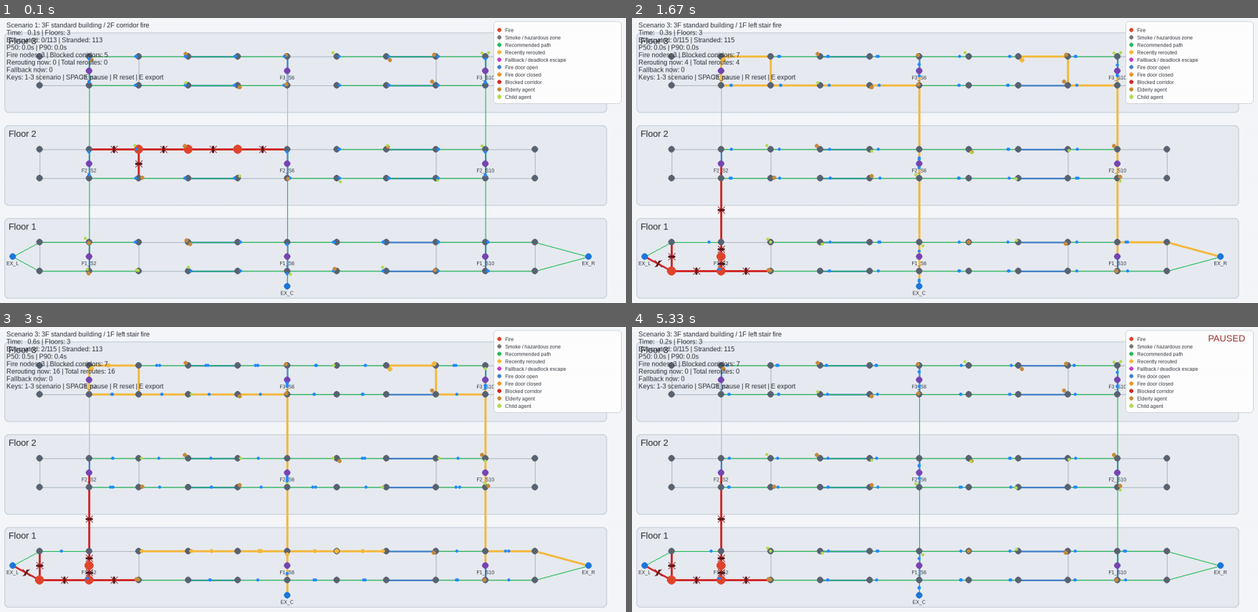
Above: before the commit, frames 1-4 (two rows, left to right).
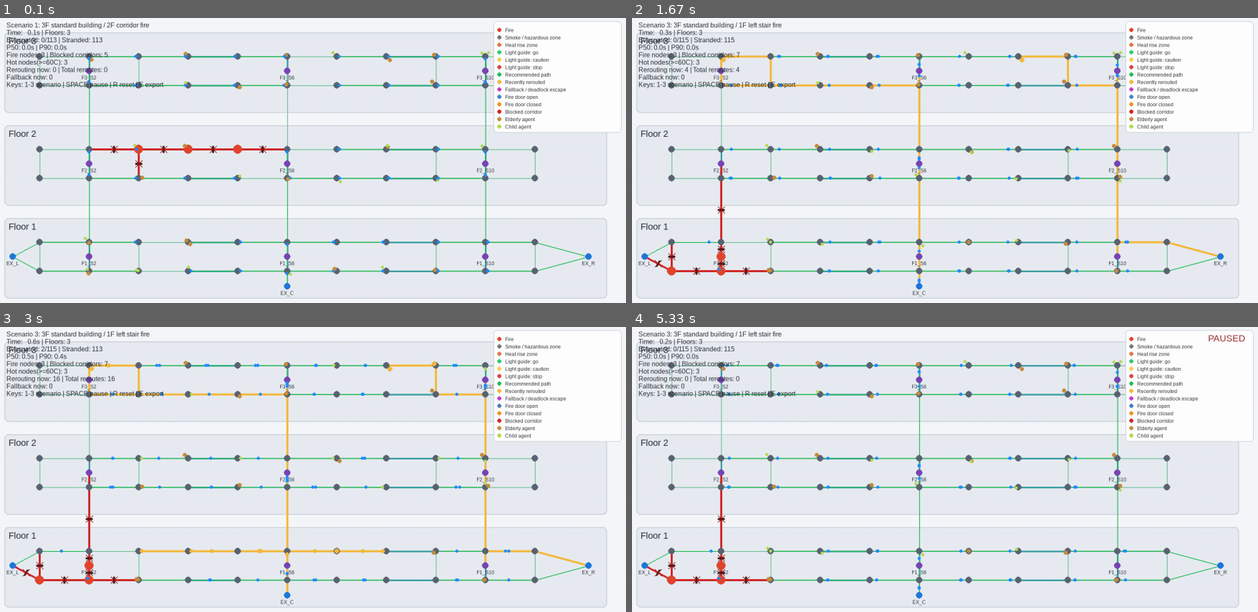
Above: after the commit, the same moments.

Repository: Popoisthebest/Dynamic-Fire-Evacuation-Simulation
Game: pygame game, started from sim_evacuation_pygame_3f_predictive_astar_v5.py
Same seed, same stepped clock (60 frames per second), same inputs: the game is played once before the commit and once after it.
Inputs:
- Up to frame 1 (0.1 s): no input
- Up to frame 2 (1.67 s): tap 1 at 0.33 s; tap Space at 0.67, 1.4 s; tap 3 at 1 s
- Up to frame 3 (3 s): tap Space at 1.7, 1.9, 2.2, 2.4, 2.7, 2.9 s; tap 3 at 1.98 s
- Up to frame 4 (5.33 s): tap Space at 3.2, 3.47, 3.77, 3.97, 4.27, 4.47, 4.77, 4.97, 5.27 s; tap 3 at 3.55, 5.05 s

The runs differ from the first frame. In frame 1, 2.5% of the frame differs, in the area x 1-100%, y 8-93%; in frame 2, 2.4%; in frame 3, 2.4%; in frame 4, 2.6%.

Commit message:
Refine evacuation model with sensor-fused risk and dynamic light guidance

Diff:
--- a/sim_evacuation_pygame_3f_predictive_astar_v5.py
+++ b/sim_evacuation_pygame_3f_predictive_astar_v5.py
@@ -34,6 +34,7 @@
 TEXT_COLOR = (40, 45, 52)
 FIRE_COLOR = (225, 70, 45)
 SMOKE_COLOR = (120, 120, 120)
+HEAT_COLOR = (230, 120, 70)
 PATH_COLOR = (40, 190, 90)
 REROUTE_PATH_COLOR = (245, 185, 60)
 EXIT_COLOR = (30, 120, 220)
@@ -46,6 +47,9 @@
 FIRE_DOOR_CLOSED_COLOR = (240, 150, 40)
 LEGEND_BG = (255, 255, 255)
 ELDERLY_COLOR = (200, 140, 60)   # 노약자 에이전트
+GUIDE_GO_COLOR = (50, 205, 110)      # 안전 방향(유도등 점등)
+GUIDE_CAUTION_COLOR = (255, 205, 85) # 주의(혼잡/연기 증가)
+GUIDE_STOP_COLOR = (220, 70, 70)     # 위험(진입 금지)
 
 pygame.init()
 screen = pygame.display.set_mode((WIDTH, HEIGHT))
@@ -200,6 +204,7 @@
         self.G = self.base_graph.copy()
         self.agents = []
         self.smoke = {n: 0.0 for n in self.G.nodes}
+        self.temperature = {n: 22.0 for n in self.G.nodes}  # 센서 기반 온도(°C)
         self.fire = set()
         self.initial_fire = set()
         self.blocked_nodes = set()
@@ -215,6 +220,7 @@
         self.event_log = []
         self.scheduled_events = []
         self.triggered_event_ids = set()
+        self.edge_guidance_state = {}
         # [보완 3] 이벤트 직후 전체 재경로 플래그
         self.force_recompute_all = False
 
@@ -230,6 +236,8 @@
         self.FALLBACK_STALL_THRESHOLD = 7.0
         # [보완 9] 데드락 강제 탈출 임계값
         self.HARD_STALL_THRESHOLD = 12.0
+        # 아이디어 반영: 센서 융합 위험도(연기/온도/혼잡) 가중치
+        self.RISK_WEIGHTS = {"smoke": 0.52, "temperature": 0.28, "congestion": 0.20}
 
         scenarios = {
             1: {
@@ -429,7 +437,9 @@
             dist = data["length"]
             congestion = data.get("congestion", 0)
             smoke = max(self.smoke.get(a, 0.0), self.smoke.get(b, 0.0))
-            cost = dist + 300 * smoke + 120 * congestion
+            edge_temp = max(self.temperature.get(a, 22.0), self.temperature.get(b, 22.0))
+            temp_norm = min(1.0, max(0.0, (edge_temp - 22.0) / 58.0))
+            cost = dist + 320 * smoke + 110 * temp_norm + 120 * congestion
             if self.is_stair_edge(a, b):
                 overflow = max(0, congestion - self.STAIR_CAPACITY)
                 # [보완 2] 계단 overflow 페널티 강화
@@ -461,9 +471,11 @@
         dist = data["length"]
         congestion = data.get("congestion", 0)
         smoke = max(self.smoke.get(a, 0.0), self.smoke.get(b, 0.0))
+        edge_temp = max(self.temperature.get(a, 22.0), self.temperature.get(b, 22.0))
+        temp_norm = min(1.0, max(0.0, (edge_temp - 22.0) / 58.0))
         inflow = self.predicted_inflow(a, b)
 
-        cost = dist + 340 * smoke + 120 * congestion
+        cost = dist + 340 * smoke + 100 * temp_norm + 120 * congestion
         cost += (110 - 20 * min(depth, 3)) * inflow
 
         if self.is_stair_edge(a, b):
@@ -517,9 +529,11 @@
         for n in self.G.nodes:
             if n in self.fire:
                 self.smoke[n] = 1.0
+                self.temperature[n] = 250.0
                 continue
             if n in self.blocked_nodes:
                 self.smoke[n] = 0.0
+                self.temperature[n] = 22.0
                 continue
             try:
                 min_d = min(
@@ -530,6 +544,9 @@
                 min_d = 10000
             front = max(0.0, self.time_s * 22 - min_d)
             self.smoke[n] = max(0.0, min(1.0, front / 400))
+            # 센서 온도 모델: 화원과 거리, 시간에 따라 증가(완만한 포화 형태)
+            temp_gain = max(0.0, (280 - min_d) / 280)
+            self.temperature[n] = 22.0 + 58.0 * temp_gain * min(1.0, self.time_s / 25.0)
 
         self.blocked_edges_dynamic = set()
 
@@ -578,11 +595,51 @@
             else:
                 congestion_penalty = congestion * 60
             smoke_penalty = smoke * 1500
+            edge_temp = max(self.temperature.get(u, 22.0), self.temperature.get(v, 22.0))
+            temp_penalty = max(0.0, edge_temp - 35.0) * 7.5
             door_penalty = 0
             if self.is_fire_door_edge(u, v) and key in self.closed_fire_doors:
                 door_penalty = 170 + 50 * congestion
 
-            data["weight"] = base + fire_penalty + congestion_penalty + smoke_penalty + door_penalty
+            data["weight"] = base + fire_penalty + congestion_penalty + smoke_penalty + temp_penalty + door_penalty
+
+    def edge_risk_score(self, u, v):
+        """센서(연기/온도/혼잡) 융합 위험도 [0,1]."""
+        if not self.G.has_edge(u, v):
+            return 1.0
+        smoke = max(self.smoke.get(u, 0.0), self.smoke.get(v, 0.0))
+        temp = max(self.temperature.get(u, 22.0), self.temperature.get(v, 22.0))
+        temp_norm = min(1.0, max(0.0, (temp - 22.0) / 58.0))
+        congestion = self.G[u][v].get("congestion", 0)
+        congestion_norm = min(1.0, congestion / max(1, self.STAIR_CAPACITY))
+        risk = (
+            self.RISK_WEIGHTS["smoke"] * smoke
+            + self.RISK_WEIGHTS["temperature"] * temp_norm
+            + self.RISK_WEIGHTS["congestion"] * congestion_norm
+        )
+        return min(1.0, max(0.0, risk))
+
+    def update_guidance_lights(self):
+        """
+        빛 기반 동적 유도 상태를 에지별로 업데이트.
+        - go: 안전(초록)
+        - caution: 주의(노랑)
+        - stop: 위험/차단(빨강 또는 소등 대상)
+        """
+        states = {}
+        for u, v in self.G.edges:
+            key = self.edge_key(u, v)
+            if self.edge_is_blocked(u, v):
+                states[key] = "stop"
+                continue
+            risk = self.edge_risk_score(u, v)
+            if risk >= 0.75:
+                states[key] = "stop"
+            elif risk >= 0.45:
+                states[key] = "caution"
+            else:
+                states[key] = "go"
+        self.edge_guidance_state = states
 
     def safest_exit_path(self, source, relaxed=False):
         """[보완 1] 항상 적어도 하나의 경로를 반환하도록 2단계 fallback"""
@@ -736,6 +793,7 @@
         stalled_vals = [a.stalled_time for a in self.agents]
         smoke_vals = [a.cumulative_smoke for a in self.agents]
         dist_vals = [a.travelled_distance for a in self.agents]
+        temp_vals = list(self.temperature.values())
         exit_counts = {}
         for a in self.agents:
             if a.reached_exit:
@@ -791,6 +849,8 @@
             "total_reroutes": self.reroute_events,
             "avg_smoke_exposure": round(sum(smoke_vals) / len(smoke_vals), 3) if smoke_vals else 0.0,
             "max_smoke_exposure": round(max(smoke_vals), 3) if smoke_vals else 0.0,
+            "avg_temperature_c": round(sum(temp_vals) / len(temp_vals), 2) if temp_vals else 22.0,
+            "max_temperature_c": round(max(temp_vals), 2) if temp_vals else 22.0,
             "avg_stalled_time_s": round(sum(stalled_vals) / len(stalled_vals), 3) if stalled_vals else 0.0,
             "max_stalled_time_s": round(max(stalled_vals), 3) if stalled_vals else 0.0,
             "avg_distance_px": round(sum(dist_vals) / len(dist_vals), 2) if dist_vals else 0.0,
@@ -814,6 +874,7 @@
         self.time_s += dt
         self.update_congestion()
         self.update_hazards()
+        self.update_guidance_lights()
 
         # [보완 3] 이벤트 발생 시 즉시 전체 재경로
         if self.force_recompute_all:
@@ -991,16 +1052,36 @@
                 self.draw_block_marker(x1, y1, x2, y2)
                 continue
 
+            guide = self.edge_guidance_state.get(key)
+            if guide == "go":
+                guide_color = GUIDE_GO_COLOR
+            elif guide == "caution":
+                guide_color = GUIDE_CAUTION_COLOR
+            elif guide == "stop":
+                guide_color = GUIDE_STOP_COLOR
+            else:
+                guide_color = None
+
             if key in self.fire_door_edges:
                 color = FIRE_DOOR_CLOSED_COLOR if key in self.closed_fire_doors else FIRE_DOOR_OPEN_COLOR
+                if guide_color:
+                    color = tuple(int(0.6 * c + 0.4 * g) for c, g in zip(color, guide_color))
                 pygame.draw.line(screen, color, (x1, y1), (x2, y2), 4)
             else:
                 smoke = max(self.smoke[u], self.smoke[v])
+                heat = min(1.0, max(0.0, (max(self.temperature[u], self.temperature[v]) - 22.0) / 58.0))
                 color = (
                     int(EDGE_COLOR[0] * (1 - smoke) + SMOKE_COLOR[0] * smoke),
                     int(EDGE_COLOR[1] * (1 - smoke) + SMOKE_COLOR[1] * smoke),
                     int(EDGE_COLOR[2] * (1 - smoke) + SMOKE_COLOR[2] * smoke),
                 )
+                color = (
+                    int(color[0] * (1 - 0.35 * heat) + HEAT_COLOR[0] * (0.35 * heat)),
+                    int(color[1] * (1 - 0.35 * heat) + HEAT_COLOR[1] * (0.35 * heat)),
+                    int(color[2] * (1 - 0.35 * heat) + HEAT_COLOR[2] * (0.35 * heat)),
+                )
+                if guide_color:
+                    color = tuple(int(0.55 * c + 0.45 * g) for c, g in zip(color, guide_color))
                 congestion = data.get("congestion", 0)
                 # [보완 2] 혼잡 시 에지 두께 강조
                 width = 2 + min(6, congestion // 2)
@@ -1068,6 +1149,7 @@
         total = len(self.agents)
         evacuated = sum(a.evacuated for a in self.agents)
         blocked_corridors = len(self.blocked_edges_dynamic)
+        hot_nodes = sum(1 for t in self.temperature.values() if t >= 60.0)
         flashing = sum(1 for a in self.agents if (not a.evacuated) and a.reroute_flash > 0)
         fallback_now = sum(1 for a in self.agents if (not a.evacuated) and a.fallback_mode)
         stranded = total - evacuated
@@ -1085,6 +1167,7 @@
             f"Evacuated: {evacuated}/{total} | Stranded: {stranded}",
             f"P50: {p50:.1f}s | P90: {p90:.1f}s",
             f"Fire nodes: {len(self.fire)} | Blocked corridors: {blocked_corridors}",
+            f"Hot nodes(>=60C): {hot_nodes}",
             f"Rerouting now: {flashing} | Total reroutes: {self.reroute_events}",
             f"Fallback now: {fallback_now}",
             "Keys: 1-3 scenario | SPACE pause | R reset | E export",
@@ -1096,12 +1179,16 @@
             surf = font.render(line, True, TEXT_COLOR)
             screen.blit(surf, (x0, y0 + i * 18))
 
-        legend = pygame.Rect(WIDTH - 340, 8, 310, 200)
+        legend = pygame.Rect(WIDTH - 340, 8, 310, 270)
         pygame.draw.rect(screen, LEGEND_BG, legend, border_radius=8)
         pygame.draw.rect(screen, (180, 188, 198), legend, 1, border_radius=8)
         items = [
             (FIRE_COLOR, "Fire"),
             (SMOKE_COLOR, "Smoke / hazardous zone"),
+            (HEAT_COLOR, "Heat rise zone"),
+            (GUIDE_GO_COLOR, "Light guide: go"),
+            (GUIDE_CAUTION_COLOR, "Light guide: caution"),
+            (GUIDE_STOP_COLOR, "Light guide: stop"),
             (PATH_COLOR, "Recommended path"),
             (REROUTE_PATH_COLOR, "Recently rerouted"),
             ((200, 60, 200), "Fallback / deadlock escape"),
